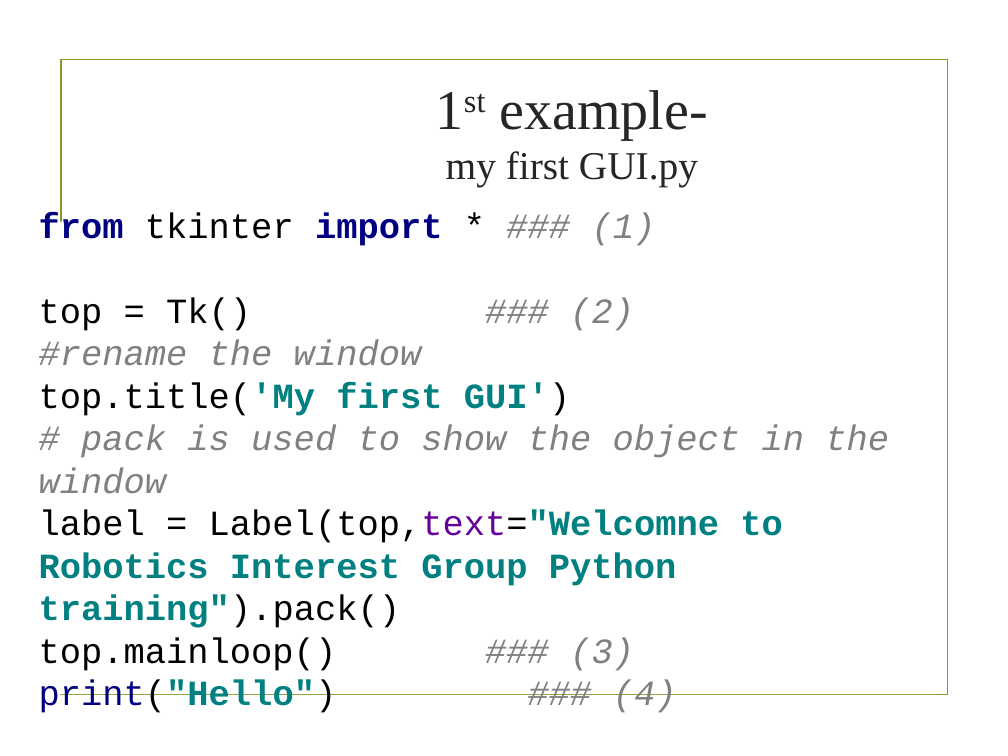
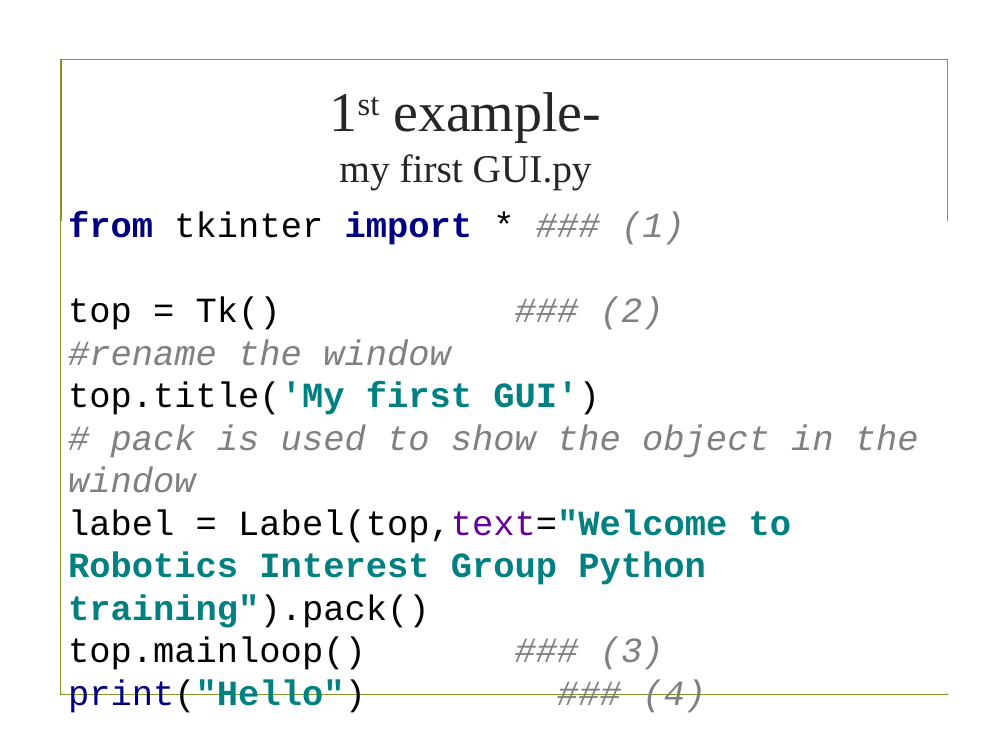
Before and after one commit to NYP-RoboticsSG/Robotics-Sharing, a slide deck: slide 8 of tkinterinterest group.pptx. Drawn at 1008x756 pixels with LibreOffice and Linux fonts; fonts in the diff are those of the drawing; background and template pictures are left out. Boxes give left, top, right and bottom in pixels: in the first picture for what was removed or moved away, otherwise in the second. Text is boxed around its words. In the diff, an @@ line names an element or a change of style, - is before the commit and + after.

```diff
--- a/tkinterinterest group.pptx
+++ b/tkinterinterest group.pptx
@@ title "1st example- my first GUI.py": place and size @@
-title "1st example- my first GUI.py" at [446, 90, 708, 188]
+title "1st example- my first GUI.py" at [339, 92, 601, 190]
@@ text "from tkinter import * ### ...": place and size @@
-text "from tkinter import * ### ..." at [31, 218, 935, 698]
+text "from tkinter import * ### ..." at [61, 218, 965, 698]
@@ text at [68, 212, 919, 713]: text changed @@
-from tkinter import * ### (1)
-top = Tk() ### (2)
-#rename the window
-top.title('My first GUI')
-# pack is used to show the object in the window
-label = Label(top,text="Welcomne to Robotics Interest Group Python training").pack()
-top.mainloop() ### (3)
-print("Hello") ### (4)
+from tkinter import * ### (1)
+top = Tk() ### (2)
+#rename the window
+top.title('My first GUI')
+# pack is used to show the object in the window
+label = Label(top,text="Welcome to Robotics Interest Group Python training").pack()
+top.mainloop() ### (3)
+print("Hello") ### (4)
```
Also in this commit, not shown: 3 other slides changed, 2 other files.
